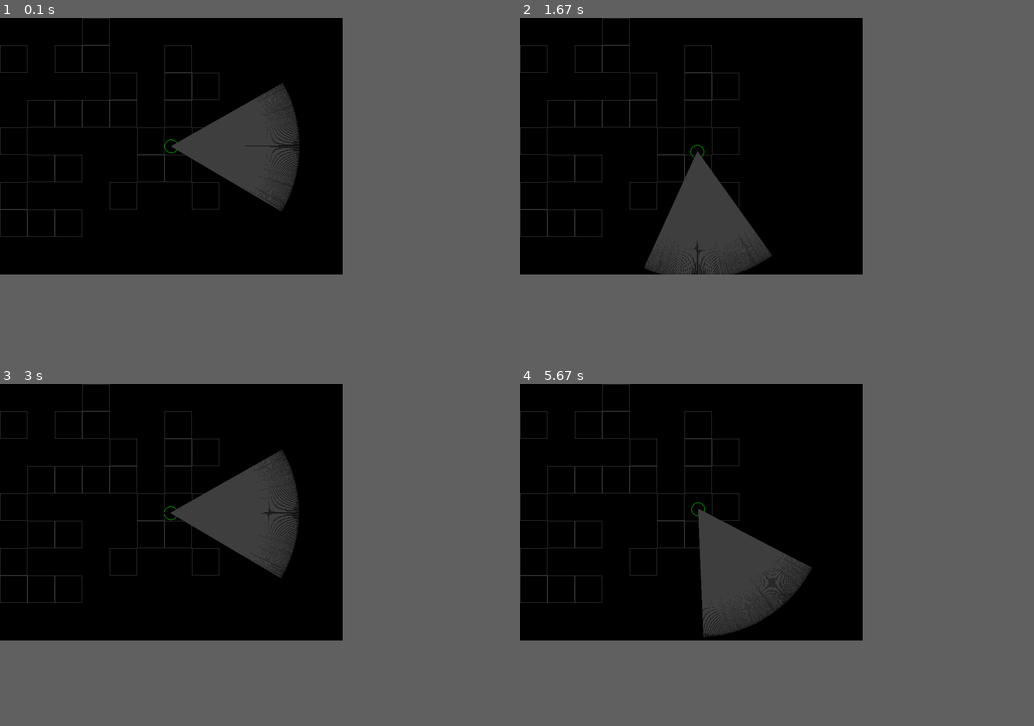
Above: before the commit, frames 1-4 (two rows, left to right).
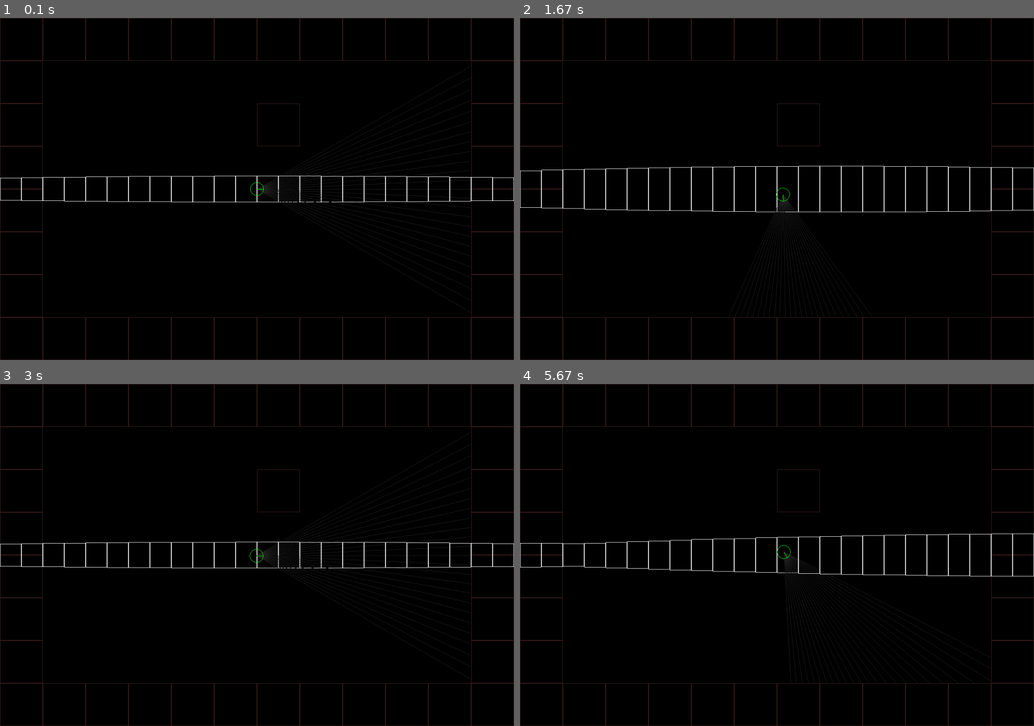
Above: after the commit, the same moments.

Repository: kandrey99/pygame_tutor
Game: pygame game, started from raycast_1/app.py
Two runs of this game, one before a commit and one after it. Both use one fixed random seed, a clock stepped at 60 frames per second and the inputs below.
Inputs:
- Up to frame 1 (0.1 s): no input
- Up to frame 2 (1.67 s): hold Right 0.33-0.8 s; hold Up 0.83-1.13 s; hold Right 1.17-1.63 s
- Up to frame 3 (3 s): hold Left 1.67-2.2 s; hold Down 2.23-2.53 s; hold Left 2.57-2.97 s
- Up to frame 4 (5.67 s): hold Up 3-3.37 s; hold Right 3.4-4.03 s; hold Down 4.07-4.43 s; hold Left 4.47-4.93 s; hold Right 4.97-5.43 s; hold Up from 5.47 s (still down)
In our replay, the window is 600x450 before the commit and 900x600 after it. These sizes can differ from the game's own. Grey fills any space a smaller window leaves; there, only what the larger window draws over its background counts as a difference.

The runs differ from the first frame. In frame 1, 8.3% of the frame differs, in the area x 0-100%, y 0-100%; in frame 2, 8.7%; in frame 3, 8.3%; in frame 4, 8.4%.

Commit message:
add render

Diff:
--- a/raycast_1/app.py
+++ b/raycast_1/app.py
@@ -1,5 +1,4 @@
 import pygame as pg
-from pygame.math import Vector2
 from constants import *
 from player import Player
 from game_map import GameMap
@@ -8,13 +7,13 @@
 
 class App:
     def __init__(self):
-        self._size = self._width, self._height = 800, 600
+        self._size = self._width, self._height = 1200, 800
         self._screen = pg.display.set_mode(self._size)
         self._rect = self._screen.get_rect()
         self._clock = pg.time.Clock()
         self._keys = pg.key.get_pressed()
         self._player = Player(self._rect.center)
-        self._map = GameMap(8)
+        self._map = GameMap((12, 8))
 
     def _event_loop(self):
         for event in pg.event.get():
@@ -28,20 +27,27 @@
 
     def _render(self):
         self._screen.fill(BLACK)
+        for x, y in self._map._grid:
+            pg.draw.rect(self._screen, (64,32,32), (x, y, 100, 100), 1)
+        fov = math.pi / 3
+        ray_count = 24
+        scale = self._width / ray_count
+        dfov = fov / ray_count
+        x0, y0 = self._player.position[0], self._player.position[1]
+        angle = self._player.direction - fov / 2
+        dist = ray_count / (2 * math.tan(fov / 2))
+        proj_k = dist * 1500
+        for ray in range(ray_count + 1):
+            cos_a, sin_a = math.cos(angle), math.sin(angle)
+            for depth in range(1, 1200, 1):
+                x, y = x0 + depth * cos_a, y0 + depth * sin_a
+                if (x // 100 * 100, y // 100 * 100) in self._map._grid:
+                    h = proj_k / depth
+                    pg.draw.rect(self._screen, WHITE, (ray * scale, self._height / 2 - h // 2, scale * 1, h * 1), 1)
+                    pg.draw.line(self._screen, (32, 32, 32), self._player.position, (x0 + depth * cos_a, y0 + depth * sin_a))
+                    break
+            angle += dfov
         self._screen.blit(self._player.image, self._player.rect)
-        fov = math.pi / 3
-        fov_delta = fov / 120
-        angle = self._player.direction - fov / 2
-        for i in range(121):
-            angle += fov_delta
-            v = Vector2(math.cos(angle), math.sin(angle))
-            for depth in range(300):
-                pg.draw.line(self._screen, GRAY, self._player.position,
-                             self._player.position + depth * v)
-        for (x, y), v in self._map._grid.items():
-            if v:
-                pg.draw.rect(self._screen, GRAY, (x * 64, y * 64, 64, 64), 1)
-
         pg.display.flip()
 
     def run(self):
--- a/raycast_1/game_map.py
+++ b/raycast_1/game_map.py
@@ -7,6 +7,20 @@
         self._size = size
         self._grid = self._create_map()
 
+    def _create_random_map(self):
+        coordinates = itertools.product(range(self._size[0]), range(self._size[1]))
+        grid = [(coord[0] * 100, coord[1] * 100) for coord in coordinates if random.random() < 0.2]
+        return grid
+
     def _create_map(self):
-        coordinates = itertools.product(range(self._size), repeat=2)
-        return {coord: random.random() < 0.3 for coord in coordinates}
+        plan = ['WWWWWWWWWWWW',
+                'W..........W',
+                'W.....W....W',
+                'W..........W',
+                'W..........W',
+                'W..........W',
+                'W..........W',
+                'WWWWWWWWWWWW', ]
+        grid = [(column * 100, row * 100) for row in range(8) for column in range(12) if plan[row][column] == 'W']
+        print(grid)
+        return grid
--- a/raycast_1/player.py
+++ b/raycast_1/player.py
@@ -1,6 +1,5 @@
 import pygame as pg
 from pygame.sprite import Sprite
-from pygame.math import Vector2
 from constants import *
 import math
 
@@ -10,11 +9,12 @@
 class Player(Sprite):
     def __init__(self, pos):
         super().__init__()
-        self._position = Vector2(pos)
-        self.image = pg.Surface((32, 32))
+        self._position = pos
+        self.image = pg.Surface((32, 32)).convert()
+        self.image.set_colorkey(BLACK)
         self.rect = self.image.get_rect(center=pos)
         self._direction = 0
-        self._dir_info = Vector2(math.cos(self._direction), math.sin(self._direction))
+        self._dir_info = math.cos(self._direction), math.sin(self._direction)
         self._rotate_speed = math.pi / 2
         self._speed = 64
         self._draw()
@@ -31,14 +31,15 @@
         self.image.fill(BLACK)
         rect = self.image.get_rect()
         pg.draw.circle(self.image, GREEN, rect.center, 16, 1)
-        pg.draw.line(self.image, GREEN, rect.center, 16 * (self._dir_info + (1, 1)))
+        pg.draw.line(self.image, GREEN, rect.center, ((self._dir_info[0] + 1) * 16, (self._dir_info[1] + 1) * 16))
 
     def rotate(self, angle):
         self._direction = (self._direction + angle) % CIRCLE
-        self._dir_info = Vector2(math.cos(self._direction), math.sin(self._direction))
+        self._dir_info = math.cos(self._direction), math.sin(self._direction)
 
     def walk(self, distance):
-        self._position += self._dir_info * distance
+        self._position = (self._position[0] + distance * self._dir_info[0],
+                          self._position[1] + distance * self._dir_info[1])
         self.rect.center = self._position
 
     def update(self, keys, dt):
